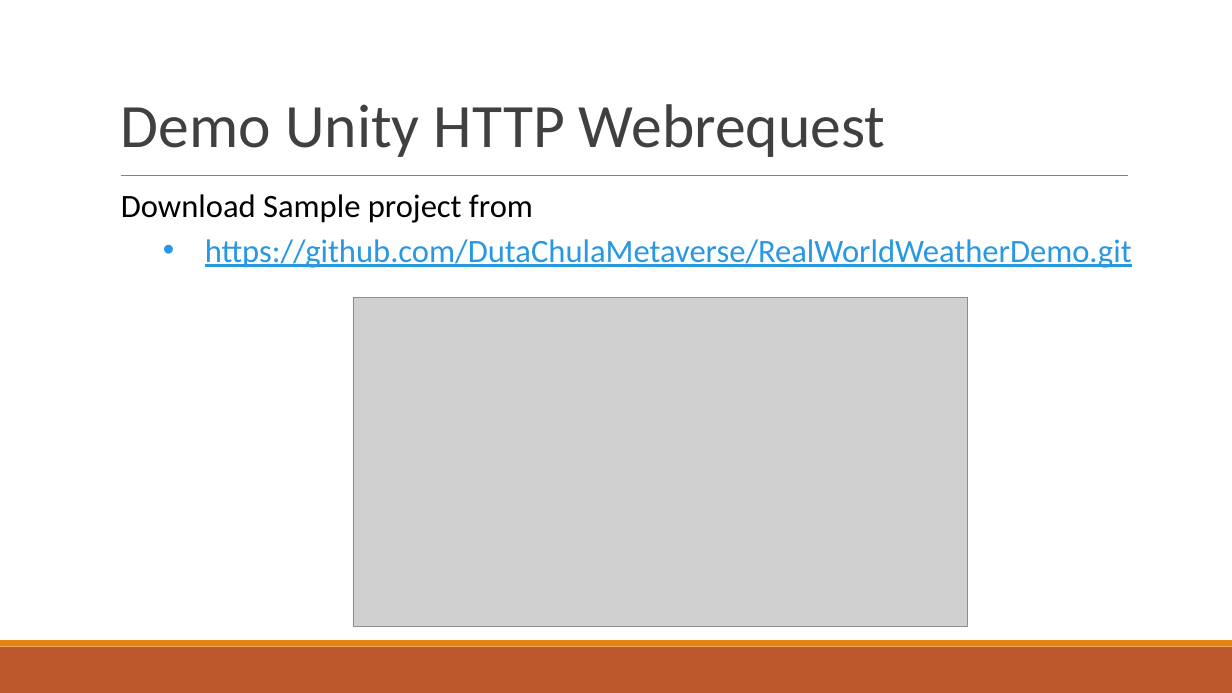
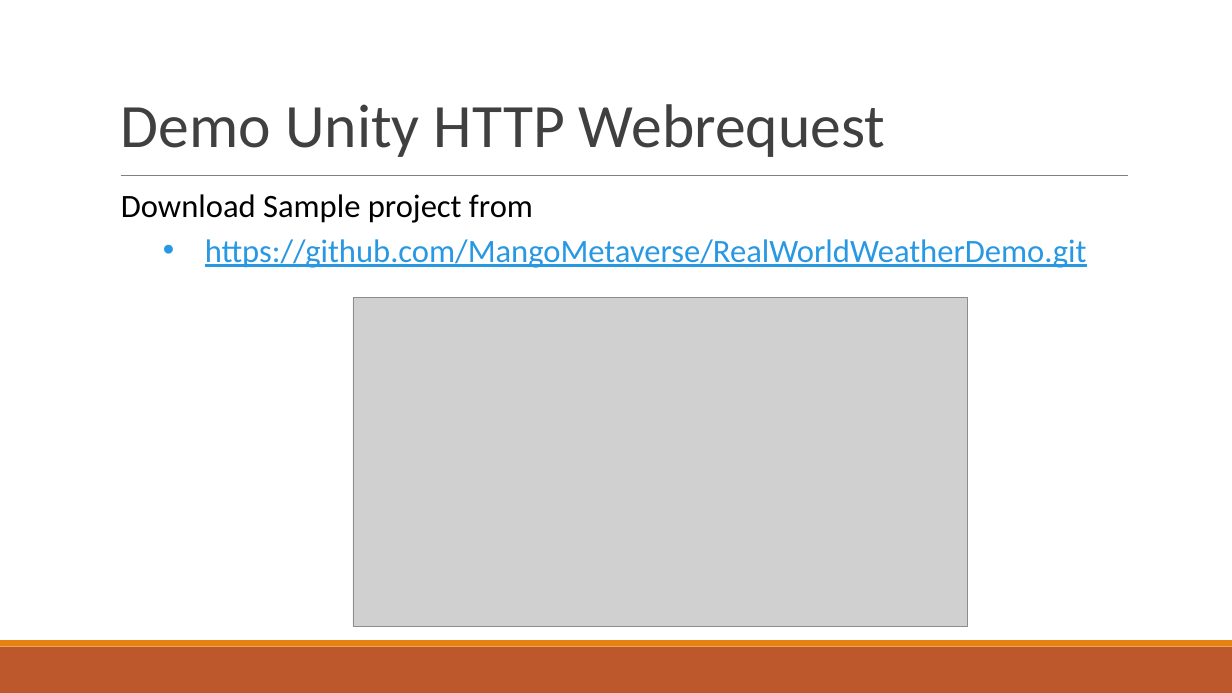
Before and after one commit to DutaChulaMetaverse/RealWorldWeatherDemo, a slide deck: slide 9 of docs/Intro to Digital Twin Unity - connecting with webapi.pptx. Drawn at 1232x693 pixels with LibreOffice and Linux fonts; fonts in the diff are those of the drawing; grey boxes stand for pictures. Boxes give left, top, right and bottom in pixels: in the first picture for what was removed or moved away, otherwise in the second. Text is boxed around its words. In the diff, an @@ line names an element or a change of style, - is before the commit and + after.

Commit message:
change repo link on the docs/Intro to Digital Twin Unity - connecting with webapi.pptx

```diff
--- a/docs/Intro to Digital Twin Unity - connecting with webapi.pptx
+++ b/docs/Intro to Digital Twin Unity - connecting with webapi.pptx
@@ text at (x1=205, y1=239, x2=1087, y2=268): text changed @@
-  • https://github.com/DutaChulaMetaverse/RealWorldWeatherDemo.git
+  • https://github.com/MangoMetaverse/RealWorldWeatherDemo.git
```
Also in this commit, not shown: 1 other slide changed.
